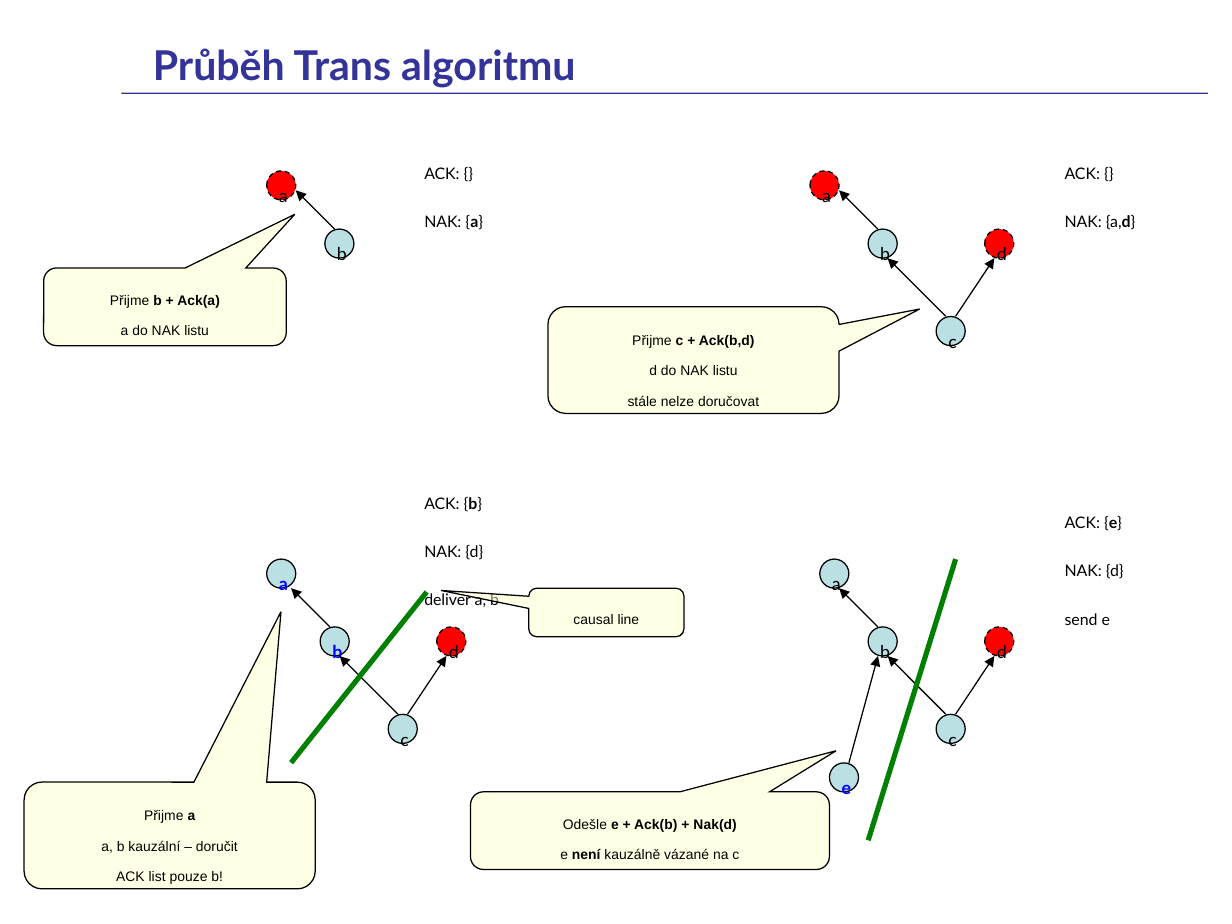
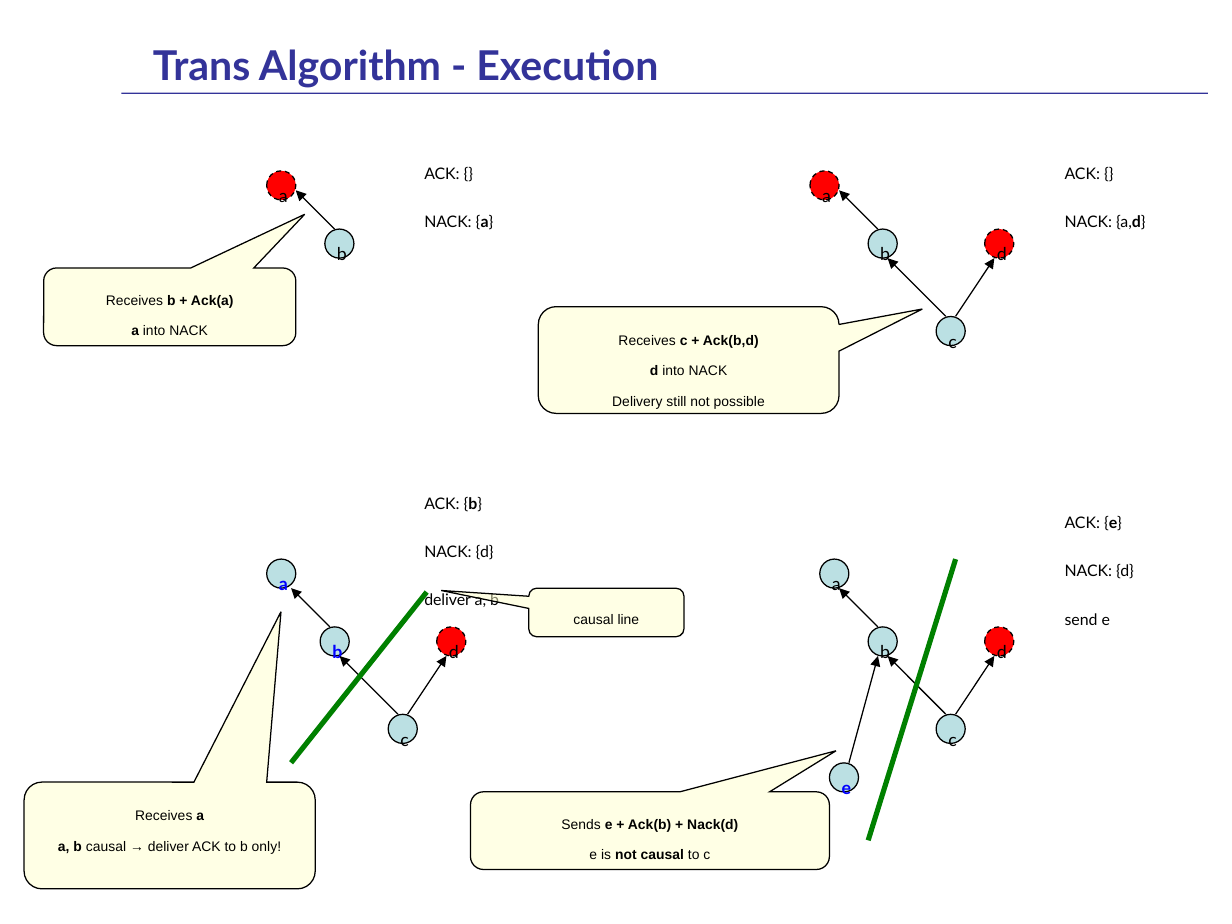
Before and after one commit to fan1x/fan1x.github.io, a slide deck: slide 92 of data/2025-26/pds/PDS-en.pptx. Drawn at 1232x924 pixels with LibreOffice and Linux fonts; fonts in the diff are those of the drawing. Boxes give left, top, right and bottom in pixels: in the first picture for what was removed or moved away, otherwise in the second. Text is boxed around its words. In the diff, an @@ line names an element or a change of style, - is before the commit and + after.

Commit message:
adding trans algo

```diff
--- a/data/2025-26/pds/PDS-en.pptx
+++ b/data/2025-26/pds/PDS-en.pptx
@@ title at (153,49,658,88): text changed @@
-Průběh Trans algoritmu
+Trans Algorithm - Execution
@@ text at (424,214,494,230): text changed @@
-NAK: {a}
+NACK: {a}
@@ text at (1065,215,1146,230): text changed @@
-NAK: {a,d}
+NACK: {a,d}
@@ rounded speech box "Receives b + Ack(a) a ...": place and size @@
-rounded speech box "Receives b + Ack(a) a ..." at (43,269,286,346)
+rounded speech box "Receives b + Ack(a) a ..." at (43,269,296,346)
@@ text in rounded speech box at (106,295,234,335): text changed @@
-Přijme b + Ack(a)
-a do NAK listu
+Receives b + Ack(a)
+a into NACK
@@ rounded speech box "Receives c + Ack(b,d) d ...": place and size @@
-rounded speech box "Receives c + Ack(b,d) d ..." at (548,307,839,414)
+rounded speech box "Receives c + Ack(b,d) d ..." at (538,307,839,414)
@@ text in rounded speech box at (612,335,765,409): text changed @@
-Přijme c + Ack(b,d)
-d do NAK listu
-stále nelze doručovat
+Receives c + Ack(b,d)
+d into NACK
+Delivery still not possible
@@ text at (424,545,494,560): text changed @@
-NAK: {d}
+NACK: {d}
@@ text at (1065,564,1134,579): text changed @@
-NAK: {d}
+NACK: {d}
@@ text in rounded speech box at (58,810,281,854): text changed @@
-Přijme a
-a, b kauzální – doručit
-ACK list pouze b!
+Receives a
+a, b causal → deliver ACK to b only!
@@ text in rounded speech box at (561,819,738,859): text changed; bold on @@
-Odešle e + Ack(b) + Nak(d)
-e není kauzálně vázané na c
+Sends e + Ack(b) + Nack(d)
+e is not causal to c
```
Also in this commit, not shown: 7 other slides changed, 1 slide added, 1 slide removed, 1 other file.
